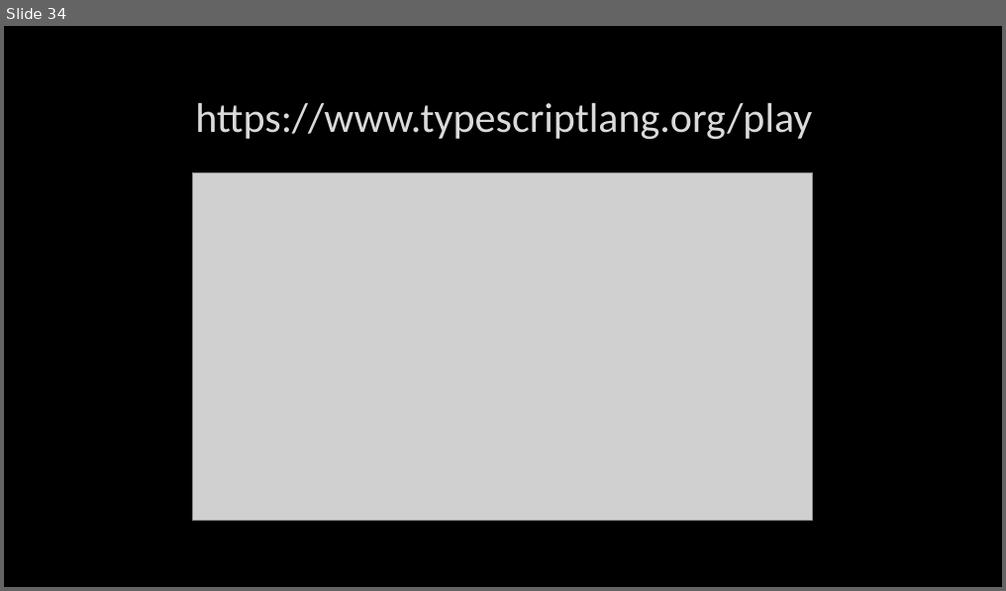
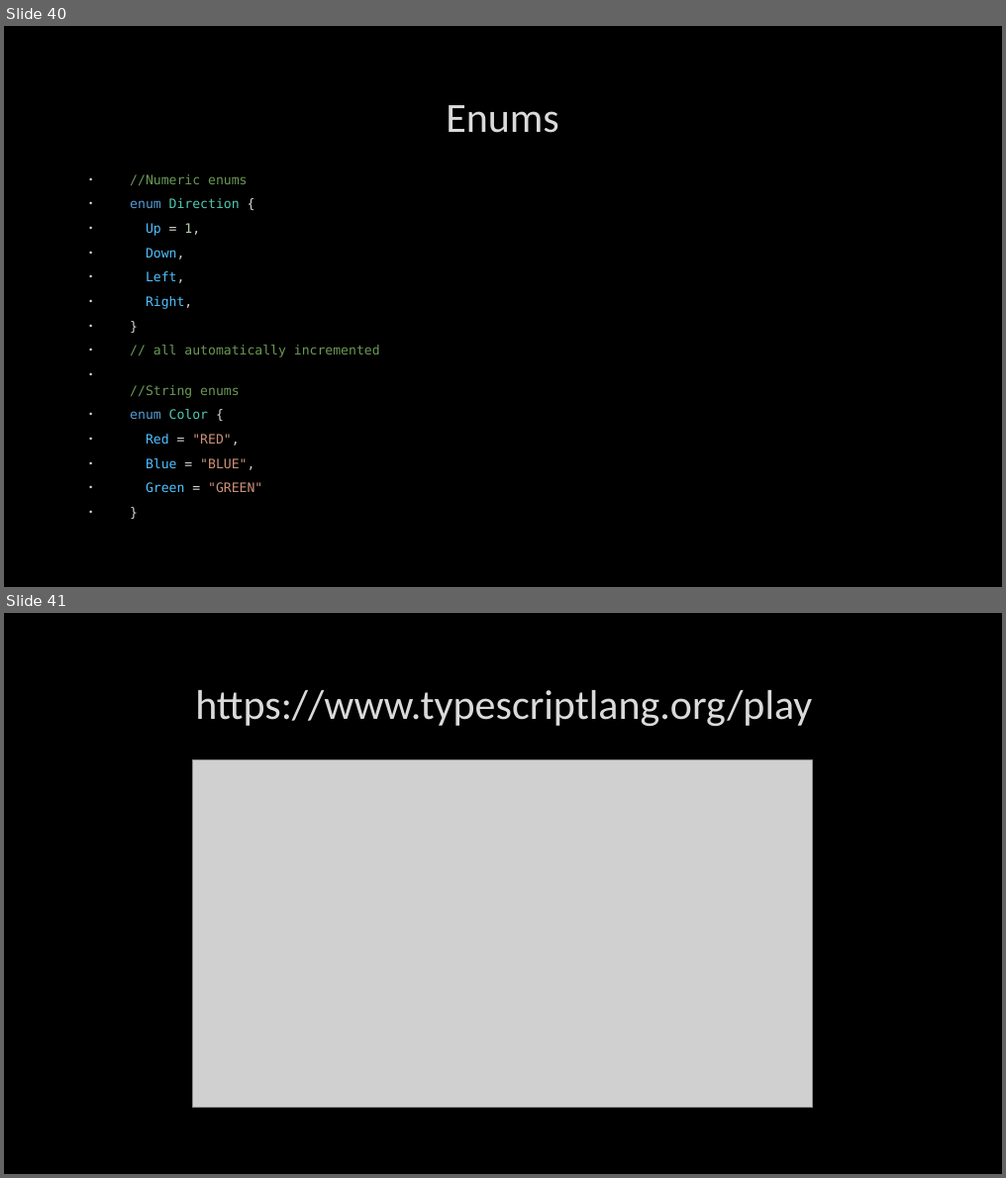
Before and after one commit to PaulaDianaCuc/OOPTraining, a slide deck: OOP JavaScript Training presentation.pptx. Shown one above the other, each under a label of ours: slide 34 before the commit, slides 40 and 41 after it. The pictures are 1006x591 and 1006x1178 pixels, drawn with LibreOffice and Linux fonts; fonts in the diff are those of the drawing; grey boxes stand for pictures; background and template pictures are left out. Boxes give left, top, right and bottom in pixels: in the first picture for what was removed or moved away, otherwise in the second. Text is boxed around its words. In the diff, an @@ line names an element or a change of style, - is before the commit and + after.

```diff
--- a/OOP JavaScript Training presentation.pptx
+++ b/OOP JavaScript Training presentation.pptx
@@ slide 40 added at (4,26,1002,587), background picture (left out) @@
@@ title added at (446,105,558,133), 40 pt, text #DADADA @@
+Enums
@@ text added at (130,174,380,492), 12.5 pt, text #6A9955 @@
+• //Numeric enums
+• enum Direction {
+• Up = 1,
+• Down,
+• Left,
+• Right,
+• }
+• // all automatically incremented
+• //String enums
+• enum Color {
+• Red = "RED",
+• Blue = "BLUE",
+• Green = "GREEN"
+• }
@@ what was slide 34 is now slide 41 @@
```
Also in this commit, not shown: 1 slide changed, 12 other slides added, 6 slides removed.
